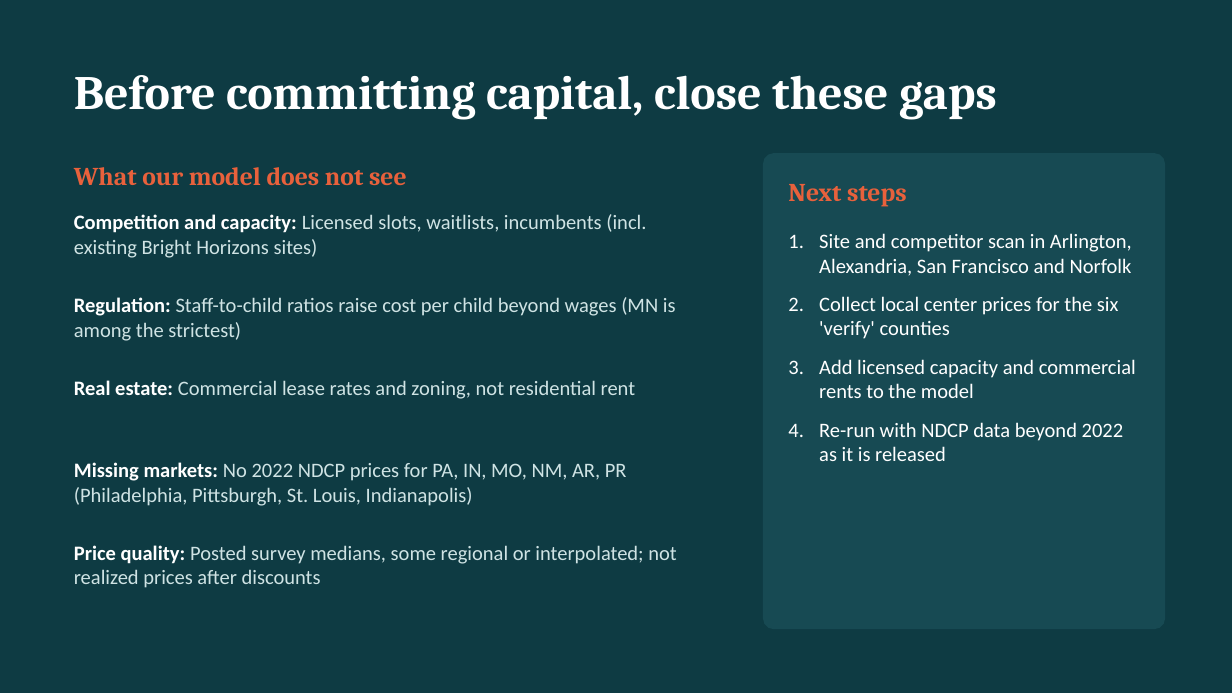
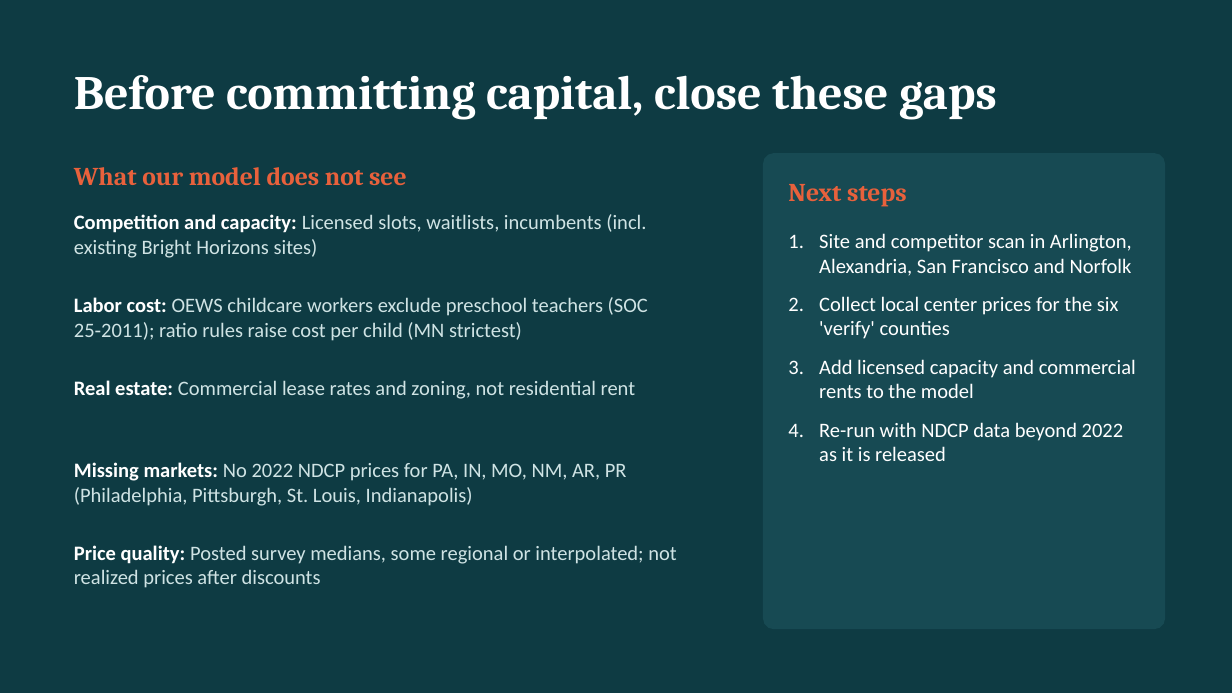
Before and after one commit to ignaciosanur/mgt403-childcare-project-green-cohort-7b, a slide deck: slide 6 of Final_Project_Slides.pptx. Drawn at 1232x693 pixels with LibreOffice and Linux fonts; fonts in the diff are those of the drawing. Boxes give left, top, right and bottom in pixels: in the first picture for what was removed or moved away, otherwise in the second. Text is boxed around its words. In the diff, an @@ line names an element or a change of style, - is before the commit and + after.

```diff
--- a/Final_Project_Slides.pptx
+++ b/Final_Project_Slides.pptx
@@ text at (x1=74, y1=297, x2=648, y2=341): text changed @@
-Regulation: Staff-to-child ratios raise cost per child beyond wages (MN is among the strictest)
+Labor cost: OEWS childcare workers exclude preschool teachers (SOC 25‑2011); ratio rules raise cost per child (MN strictest)
```
Also in this commit, not shown: 4 other slides changed, 8 other files.
